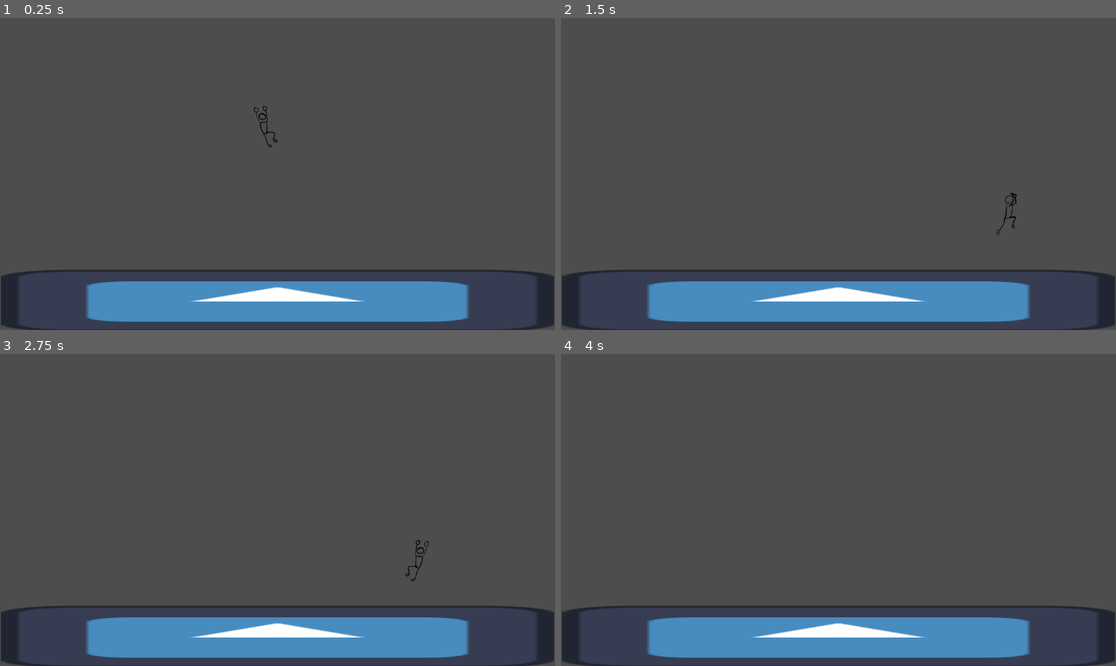
Above: before the commit, frames 1-4 (two rows, left to right).
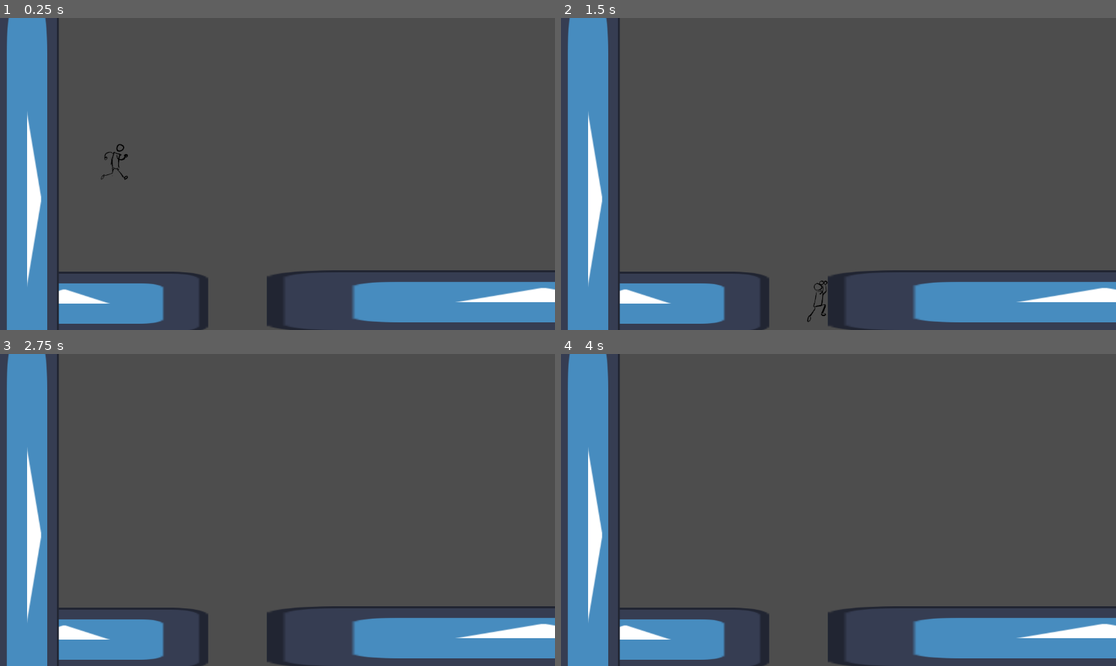
Above: after the commit, the same moments.

Repository: Tetherist/2d-project
Game: Godot game, scene res://Scenes/world.tscn
The game is run twice, just before and just after one commit, with the same random seed, the same clock (stepped at 60 frames per second) and the same inputs. The engine's default icon, where the game draws it, is replaced by a stand-in: a white triangle on a blue panel in a dark square.
Inputs:
- Up to frame 1 (0.25 s): no input
- Up to frame 2 (1.5 s): hold W (jump) 0.53-1.28 s; hold D (move_right) from 0.53 s (still down); tap W (jump) at 1.35 s
- Up to frame 3 (2.75 s): tap W (jump) at 1.52, 1.82 s; release D (move_right) at 2.03 s; hold A (move_left) from 2.03 s (still down); hold W (jump) from 2.03 s (still down)
- Up to frame 4 (4 s): release A (move_left) at 2.78 s; release W (jump) at 2.78 s; hold D (move_right) from 2.78 s (still down); tap W (jump) at 2.85, 3.02, 3.32 s; hold W (jump) from 3.53 s (still down)

The runs differ from the first frame. In frame 1, 17% of the frame differs, in the area x 0-100%, y 0-100%; in frame 2, 17%; in frame 3, 17%; in frame 4, 17%.

Commit message:
added acceleration

Diff:
--- a/Scenes/player.tscn
+++ b/Scenes/player.tscn
@@ -33,7 +33,7 @@
 [ext_resource type="Script" uid="uid://c56dpb4l1074t" path="res://Scripts/States/Air/jump.gd" id="24_2ijsl"]
 
 [sub_resource type="CapsuleShape2D" id="CapsuleShape2D_fs7ks"]
-radius = 10.5
+radius = 11.904763
 height = 38.333336
 
 [sub_resource type="SpriteFrames" id="SpriteFrames_11gg7"]
@@ -149,8 +149,7 @@
 
 [node name="AnimatedSprite2D" type="AnimatedSprite2D" parent="."]
 sprite_frames = SubResource("SpriteFrames_11gg7")
-animation = &"rising"
-frame_progress = 0.62181157
+animation = &"run"
 
 [node name="StateMachine" type="Node" parent="." node_paths=PackedStringArray("initial_state")]
 script = ExtResource("20_wpjfl")
--- a/Scenes/world.tscn
+++ b/Scenes/world.tscn
@@ -8,8 +8,25 @@
 
 [node name="World" type="Node"]
 
+[node name="Player" parent="." instance=ExtResource("2_go701")]
+position = Vector2(239.00003, 242.00002)
+
+[node name="Ground2" type="StaticBody2D" parent="."]
+position = Vector2(1104, 588)
+
+[node name="Sprite2D" type="Sprite2D" parent="Ground2"]
+position = Vector2(24, 0)
+scale = Vector2(8.96875, 1)
+texture = ExtResource("1_a02cp")
+
+[node name="CollisionShape2D" type="CollisionShape2D" parent="Ground2"]
+position = Vector2(21.5, 0)
+scale = Vector2(6, 6)
+shape = SubResource("RectangleShape2D_go701")
+
 [node name="Ground" type="StaticBody2D" parent="."]
-position = Vector2(552, 587)
+position = Vector2(121, 591)
+scale = Vector2(0.52, 1)
 
 [node name="Sprite2D" type="Sprite2D" parent="Ground"]
 position = Vector2(24, 0)
@@ -21,5 +38,16 @@
 scale = Vector2(6, 6)
 shape = SubResource("RectangleShape2D_go701")
 
-[node name="Player" parent="." instance=ExtResource("2_go701")]
-position = Vector2(552, 141)
+[node name="Wall" type="StaticBody2D" parent="."]
+position = Vector2(58, 352)
+rotation = 1.5707964
+
+[node name="Sprite2D" type="Sprite2D" parent="Wall"]
+position = Vector2(24, 0)
+scale = Vector2(8.96875, 1)
+texture = ExtResource("1_a02cp")
+
+[node name="CollisionShape2D" type="CollisionShape2D" parent="Wall"]
+position = Vector2(21.5, 0)
+scale = Vector2(6, 6)
+shape = SubResource("RectangleShape2D_go701")
--- a/Scripts/States/Air/air.gd
+++ b/Scripts/States/Air/air.gd
@@ -17,7 +17,7 @@
 
 	# if player going down, increase gravity
 	if player.velocity.y > 0:
-		current_gravity *= 1.5
+		current_gravity *= 1.8
 
 	# gravity
 	player.velocity.y += current_gravity * delta
@@ -27,8 +27,10 @@
 	# horizontal movement in the air
 	var direction = Input.get_axis("move_left", "move_right")
 	if direction != 0:
-		player.velocity.x = direction * player.SPEED
+		player.velocity.x = move_toward(player.velocity.x, direction * player.speed, player.acceleration * delta)
 		player.animated_sprite.flip_h = direction < 0
+	else:
+		player.velocity.x = move_toward(player.velocity.x, 0.0, player.friction * delta)
 
 	player.move_and_slide()
 
--- a/Scripts/States/Air/jump.gd
+++ b/Scripts/States/Air/jump.gd
@@ -1,6 +1,7 @@
 extends State
 
 func enter():
-	player.velocity.y = player.JUMP_VELOCITY
+	# move player up
+	player.velocity.y = player.jump_velocity
 	player.animated_sprite.play("jump_start")
 	state_machine.transition_to("Air")
--- a/Scripts/States/Ground/idle.gd
+++ b/Scripts/States/Ground/idle.gd
@@ -3,10 +3,12 @@
 func enter():
 	player.animated_sprite.play("idle")
 
-func _physics_process(delta: float):
-	player.velocity.x = 0
-	# transition
+func physics_update(delta: float):
+	player.velocity.x = move_toward(player.velocity.x, 0, player.friction * delta)
 
+	player.move_and_slide()
+
+	# transitions
 	if not player.is_on_floor():
 		state_machine.transition_to("air")
 	elif Input.is_action_just_pressed("jump"):
--- a/Scripts/States/Ground/run.gd
+++ b/Scripts/States/Ground/run.gd
@@ -4,12 +4,25 @@
 	player.animated_sprite.play("run")
 
 func physics_update(delta: float):
+	# gravity (in case we create slopes)
+	player.velocity.y += player.gravity * delta
+
 	var direction = Input.get_axis("move_left", "move_right")
 
+	# move player horizontally
 	if direction != 0:
-		player.velocity.x = direction * player.SPEED
+		var start_speed = player.speed * 0.5
+		if abs(player.velocity.x) < start_speed or sign(player.velocity.x) != direction:
+
+			# snap velocity to 50% of max speed when first accelerating to make it feel less icy
+			player.velocity.x = direction * start_speed
+		else:
+			# accelerate toward full speed
+			player.velocity.x = move_toward(player.velocity.x, direction * player.speed, player.acceleration * delta)
 		player.animated_sprite.flip_h = direction < 0
 
+
+	print(player.velocity.x)
 	player.move_and_slide()
 
 	# transitions
--- a/Scripts/player.gd
+++ b/Scripts/player.gd
@@ -2,11 +2,12 @@
 
 # variables
 @onready var gravity = ProjectSettings.get_setting("physics/2d/default_gravity")
-@export var SPEED = 400.0
-@export var JUMP_VELOCITY = -400.0
+
+@export var speed := 350.0
+@export var acceleration := 1500.0
+@export var friction := 2000.0
+
+@export var jump_velocity := -450.0
 
 # references
 @onready var animated_sprite = $AnimatedSprite2D
-
-func _physics_process(delta: float) -> void:
-	move_and_slide()
